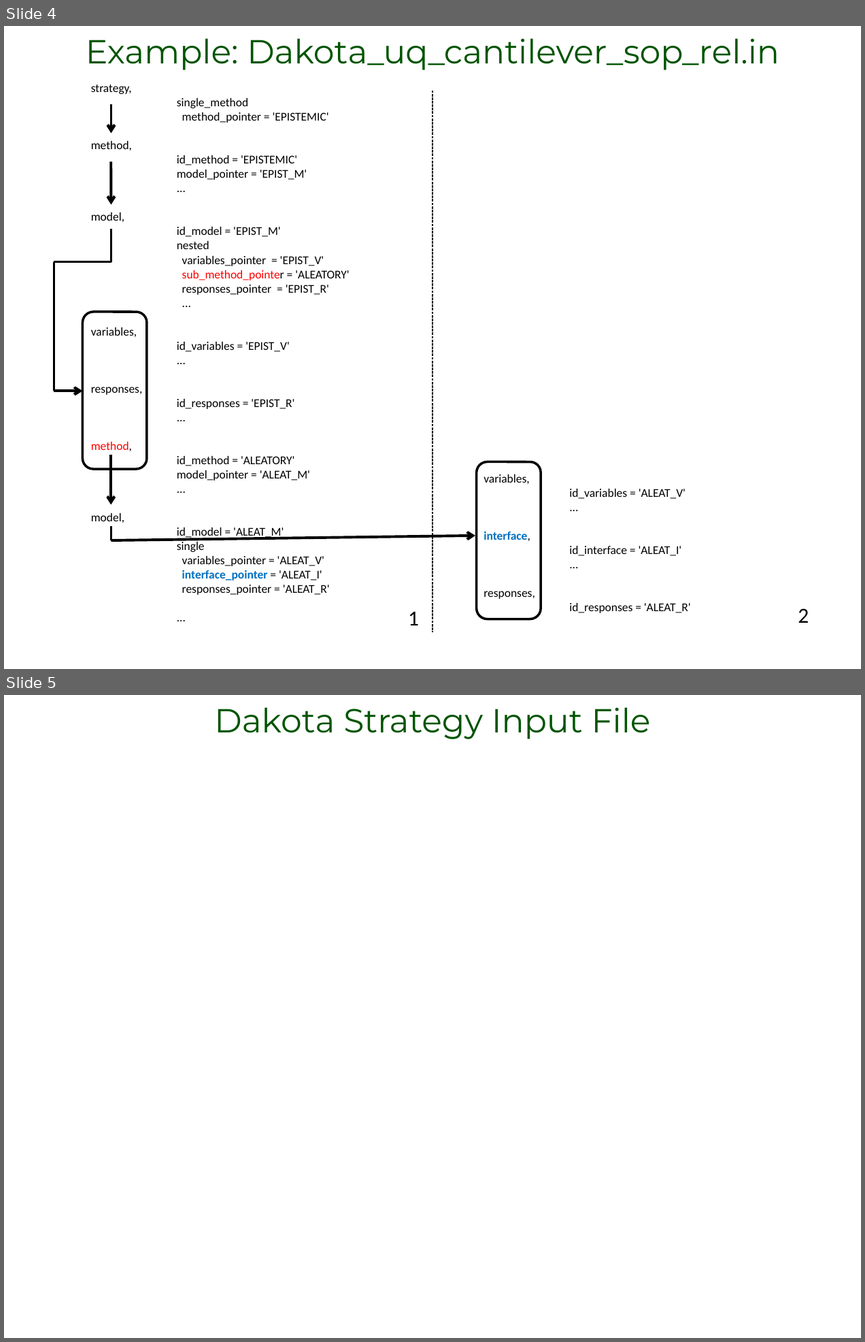
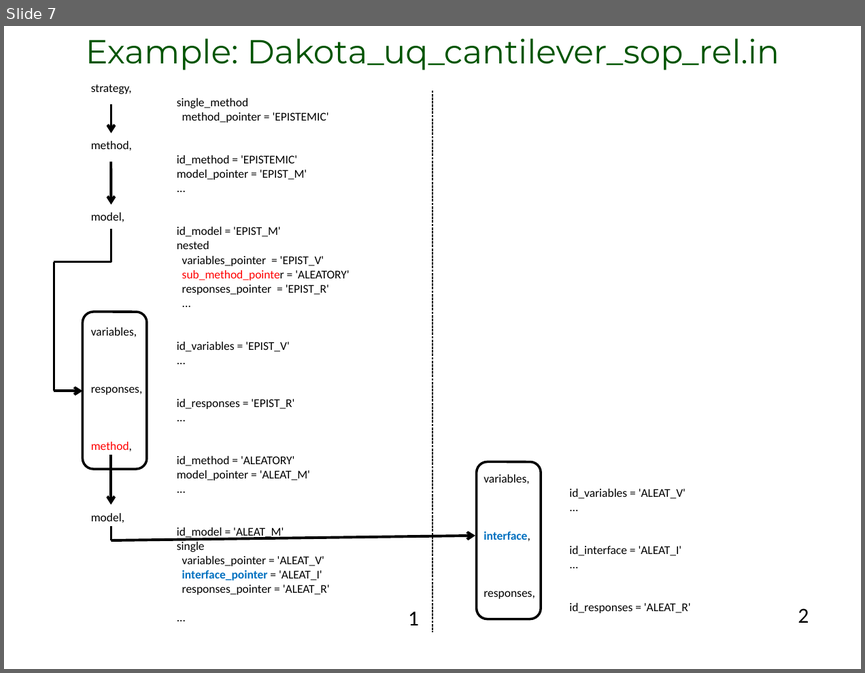
Before and after one commit to camm/documents, a slide deck: Jose/minimization_design.pptx. Shown one above the other, each under a label of ours: slides 4 and 5 before the commit, slide 7 after it. The pictures are 865x1342 and 865x673 pixels, drawn with LibreOffice and Linux fonts; fonts in the diff are those of the drawing. Boxes give left, top, right and bottom in pixels: in the first picture for what was removed or moved away, otherwise in the second. Text is boxed around its words. In the diff, an @@ line names an element or a change of style, - is before the commit and + after.

```diff
--- a/Jose/minimization_design.pptx
+++ b/Jose/minimization_design.pptx
@@ slide 5 removed at (4, 695, 861, 1338), background #FFFFFF @@
@@ text removed at (214, 707, 651, 739) @@
-Dakota Strategy Input File
@@ what was slide 4 is now slide 7 @@
```
Also in this commit, not shown: 3 slides added, 3 other slides removed, 6 other files.
